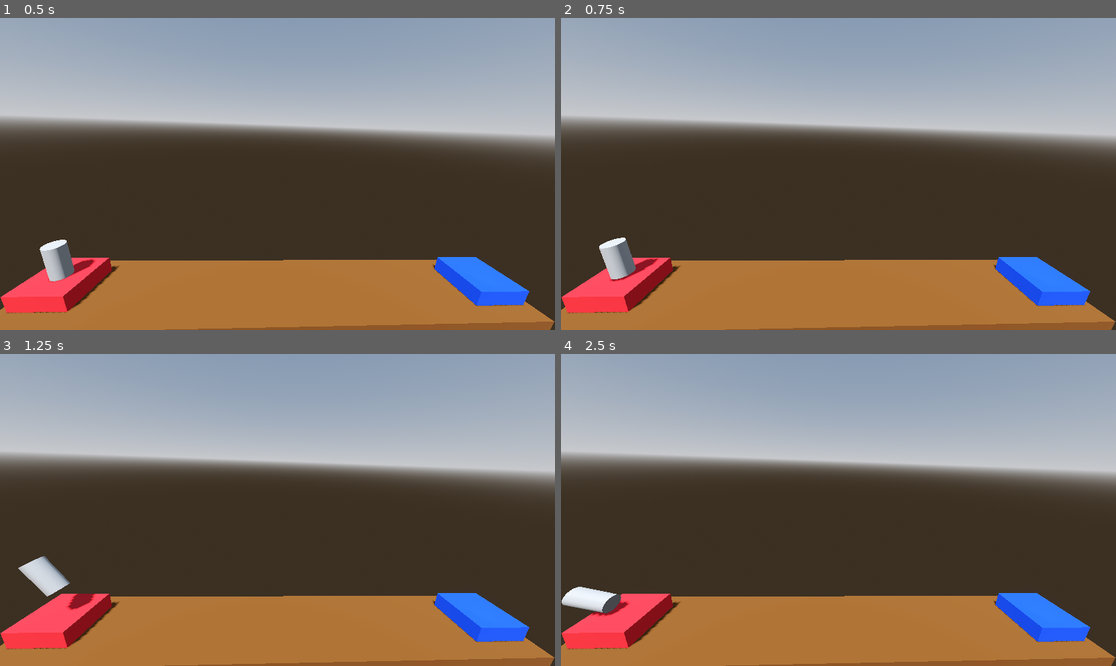
Above: before the commit, frames 1-4 (two rows, left to right).
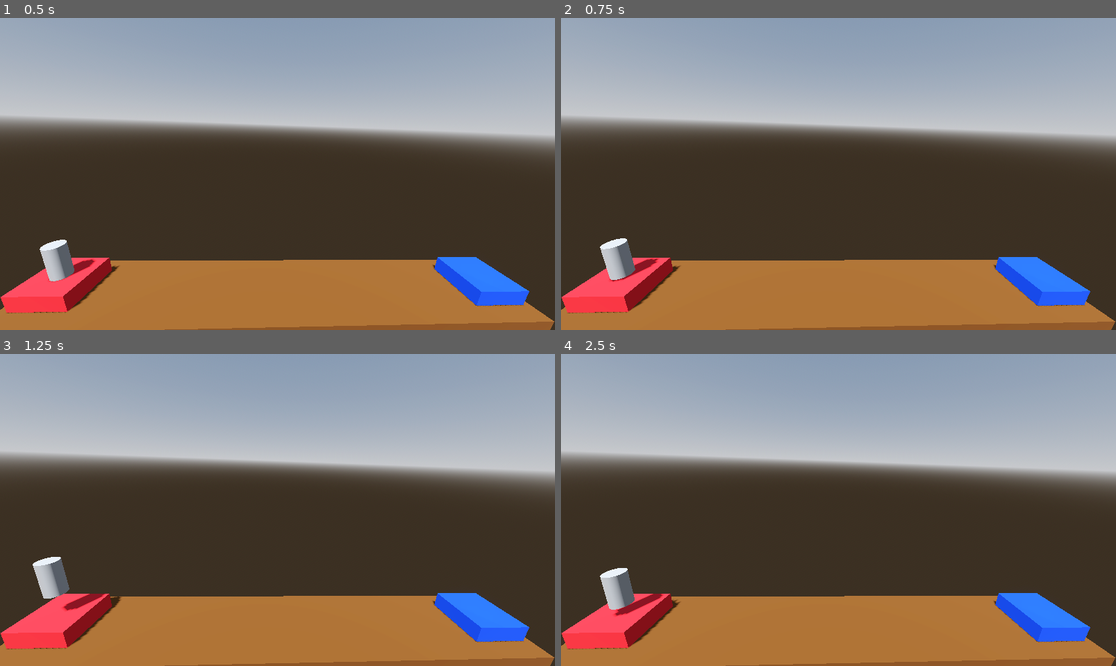
Above: after the commit, the same moments.

Repository: thisguymartin/ProjectBoost
Game: Godot game, scene res://Level.tscn
The game is run twice, just before and just after one commit, with the same random seed, the same clock (stepped at 60 frames per second) and the same inputs. This scene is started directly instead of the project's main scene.
Inputs (mouse positions are in pixels of both pictures, inside the frame that each line leads up to):
- Up to frame 1 (0.5 s): no input
- Up to frame 2 (0.75 s): tap Enter (ui_accept) at 0.5 s; move the mouse to (960, 158) at 0.52 s; hold Right (ui_right) from 0.53 s (still down); hold Space (boost, bound only after the commit) from 0.53 s (still down)
- Up to frame 3 (1.25 s): keep holding Right (ui_right); keep holding Space (boost, bound only after the commit); tap Enter (ui_accept) at 0.77, 0.8, 1.07 s
- Up to frame 4 (2.5 s): move the mouse to (727, 525) at 1.27 s; release Right (ui_right) at 1.28 s; release Space (boost, bound only after the commit) at 1.28 s; hold Down (ui_down) 1.28-2.03 s; tap Enter (ui_accept) at 1.35, 1.52, 1.82, 2.3 s; tap Space (boost, bound only after the commit) at 1.55 s; move the mouse to (894, 441) at 2.02 s; hold Right (ui_right) from 2.03 s (still down); hold Space (boost, bound only after the commit) from 2.03 s (still down)

Frame 1 is identical in both runs. In frame 2, less than 0.1% of the frame differs, in the area x 6-18%, y 70-85%; in frame 3, 0.8%; in frame 4, 1.4%, in the area x 0-21%, y 68-84%.

Commit message:
chore: update godot

Diff:
--- a/Level.tscn
+++ b/Level.tscn
@@ -33,7 +33,7 @@
 [node name="WorldEnvironment" type="WorldEnvironment" parent="."]
 environment = SubResource("Environment_nddc5")
 
-[node name="Floor" type="CSGBox3D" parent="."]
+[node name="Floor" type="CSGBox3D" parent="." groups=["Failed"]]
 transform = Transform3D(1, 0, 0, 0, 1, 0, 0, 0, 1, 2.08165e-12, -4, 2.08165e-12)
 use_collision = true
 size = Vector3(30, 8, 5)
@@ -51,7 +51,7 @@
 linear_damp = 1.0
 angular_damp = 3.0
 
-[node name="Landing" type="CSGBox3D" parent="."]
+[node name="Landing" type="CSGBox3D" parent="." groups=["Goal"]]
 transform = Transform3D(1, 0, 0, 0, 1, 0, 0, 0, 1, -13.0439, 0.513594, 0.0137308)
 use_collision = true
 size = Vector3(3, 1, 3)
--- a/Player.gd
+++ b/Player.gd
@@ -11,14 +11,22 @@
 # Called every frame. 'delta' is the elapsed time since the previous frame.
 func _process(delta: float) -> void:
 
-	if Input.is_action_pressed("ui_accept"):
+	if Input.is_action_pressed("boost"):
 		apply_central_force(basis.y * delta * 1000.0)
 
-	if Input.is_action_pressed("ui_left"):
+	if Input.is_action_pressed("turn_right"):
 		apply_torque(Vector3(0,0,100 * delta))
 
-	if Input.is_action_pressed("ui_right"):
+	if Input.is_action_pressed("turn_left"):
 		apply_torque(Vector3(0,0,-100 * delta))
 
 	if Input.is_action_pressed("ui_down"):
 		apply_central_force(basis.y * delta * -1000.0)
+
+
+func _on_body_entered(body: Node)-> void:
+	if "Goal" in body.get_groups():
+		print("You win")
+
+	if "Failed" in body.get_groups():
+		print("You loose")
--- a/player.tscn
+++ b/player.tscn
@@ -11,6 +11,8 @@
 axis_lock_angular_x = true
 axis_lock_angular_y = true
 mass = 0.08
+max_contacts_reported = 10
+contact_monitor = true
 linear_damp = 3.0
 script = ExtResource("1_4hp3x")
 
@@ -20,3 +22,5 @@
 [node name="CollisionShape3D" type="CollisionShape3D" parent="."]
 transform = Transform3D(1, 0, 0, 0, 1, 0, 0, 0, 1, -0.00487375, 0, 0)
 shape = SubResource("CylinderShape3D_axhhd")
+
+[connection signal="body_entered" from="." to="." method="_on_body_entered"]
--- a/project.godot
+++ b/project.godot
@@ -14,3 +14,22 @@
 run/main_scene="res://player.tscn"
 config/features=PackedStringArray("4.2", "Forward Plus")
 config/icon="res://icon.svg"
+
+[input]
+
+boost={
+"deadzone": 0.5,
+"events": [Object(InputEventKey,"resource_local_to_scene":false,"resource_name":"","device":-1,"window_id":0,"alt_pressed":false,"shift_pressed":false,"ctrl_pressed":false,"meta_pressed":false,"pressed":false,"keycode":0,"physical_keycode":32,"key_label":0,"unicode":32,"echo":false,"script":null)
+, Object(InputEventKey,"resource_local_to_scene":false,"resource_name":"","device":-1,"window_id":0,"alt_pressed":false,"shift_pressed":false,"ctrl_pressed":false,"meta_pressed":false,"pressed":false,"keycode":0,"physical_keycode":87,"key_label":0,"unicode":119,"echo":false,"script":null)
+]
+}
+turn_right={
+"deadzone": 0.5,
+"events": [Object(InputEventKey,"resource_local_to_scene":false,"resource_name":"","device":-1,"window_id":0,"alt_pressed":false,"shift_pressed":false,"ctrl_pressed":false,"meta_pressed":false,"pressed":false,"keycode":0,"physical_keycode":68,"key_label":0,"unicode":100,"echo":false,"script":null)
+]
+}
+turn_left={
+"deadzone": 0.5,
+"events": [Object(InputEventKey,"resource_local_to_scene":false,"resource_name":"","device":-1,"window_id":0,"alt_pressed":false,"shift_pressed":false,"ctrl_pressed":false,"meta_pressed":false,"pressed":false,"keycode":0,"physical_keycode":65,"key_label":0,"unicode":97,"echo":false,"script":null)
+]
+}
